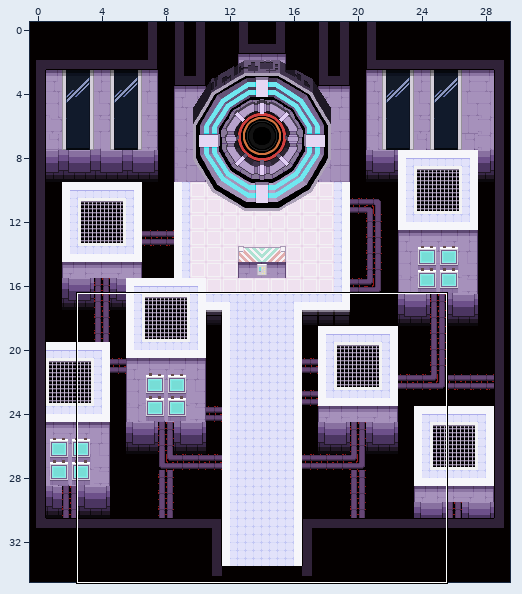
Tiled map -- bacon/res/maps/final/final.tmx. The picture above shows the old version from afar; the outline marks the close-up.
Close-up. Before:
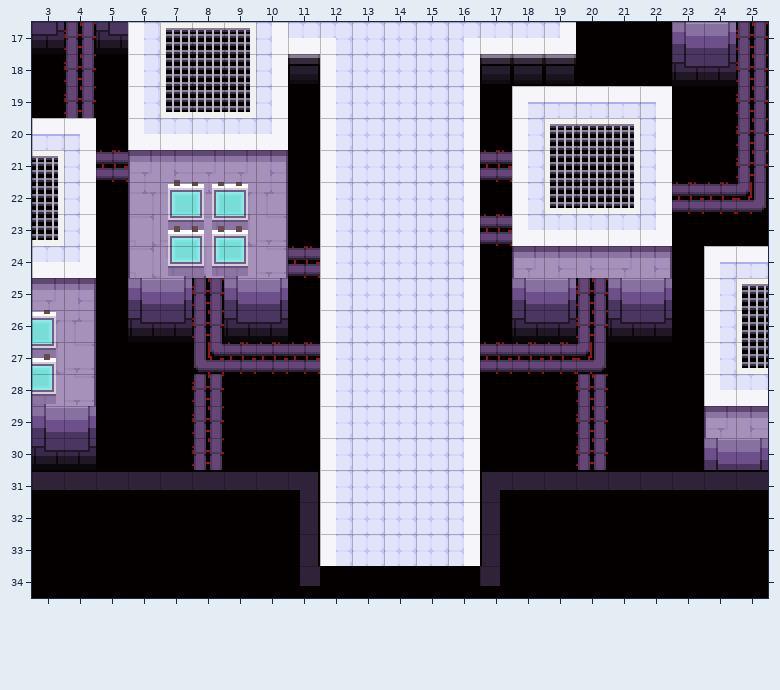
Cells are 16x16 px. Shown: x 3..25, y 17..34.
Once edited:
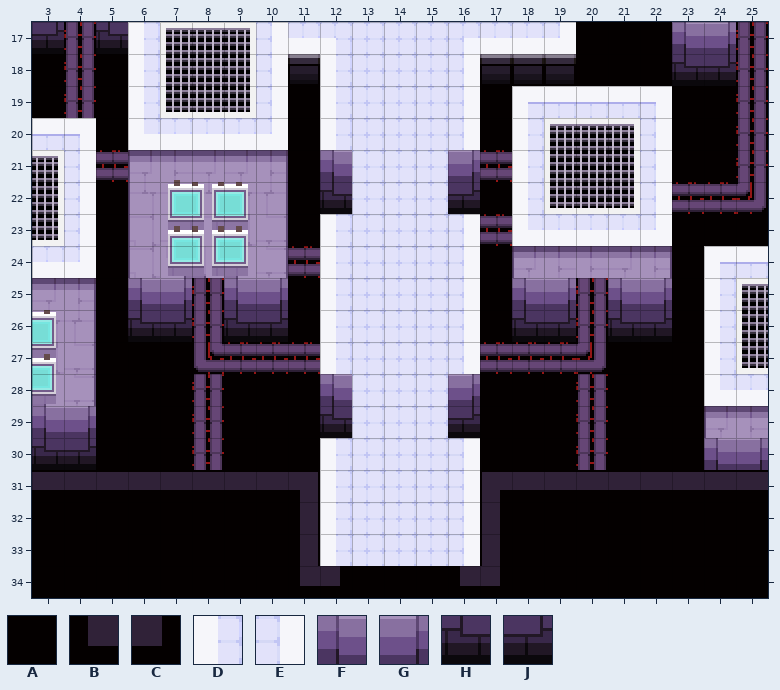
Key: from "artificial": A 0, B 39, C 40, D 41, E 43, F 93, G 94, H 111, J 112.
_ is an empty cell.
Changes in this commit:
Layer "Artificial Lower Chip":
Tile A becomes tile B in row 34 at x 16.
Tile A becomes tile C in row 34 at x 12.
Tile D becomes tile F in row 21 at x 12; in row 28 at x 12.
Tile E becomes tile G in row 21 at x 16; in row 28 at x 16.
Tile D becomes tile H in row 22 at x 12; in row 29 at x 12.
Tile E becomes tile J in row 22 at x 16; in row 29 at x 16.
